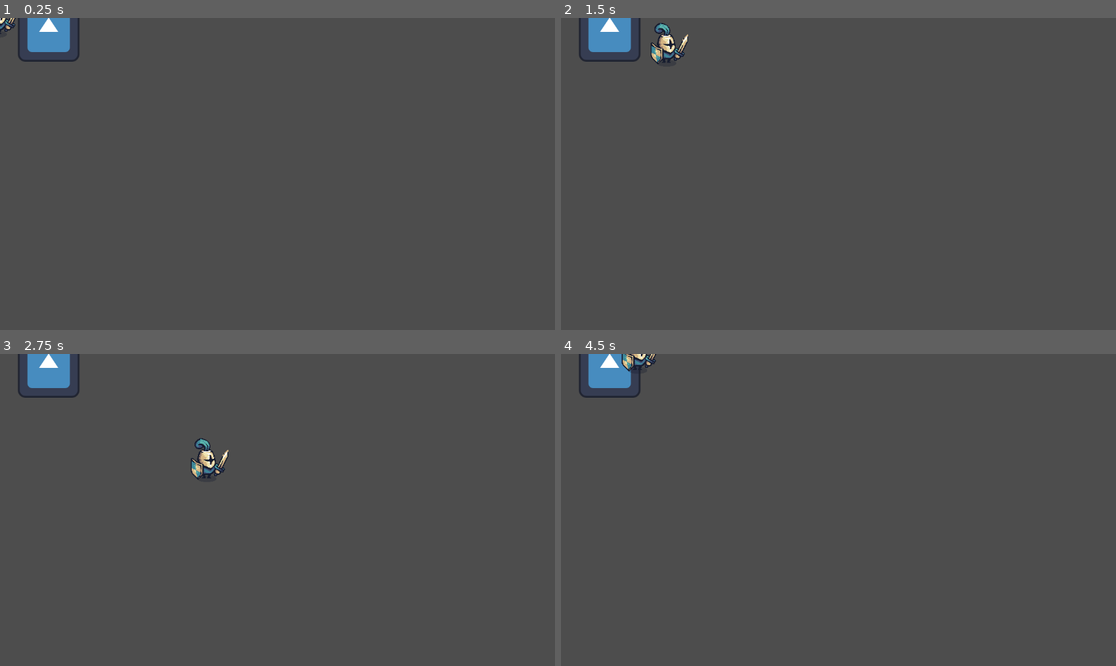
Above: before the commit, frames 1-4 (two rows, left to right).
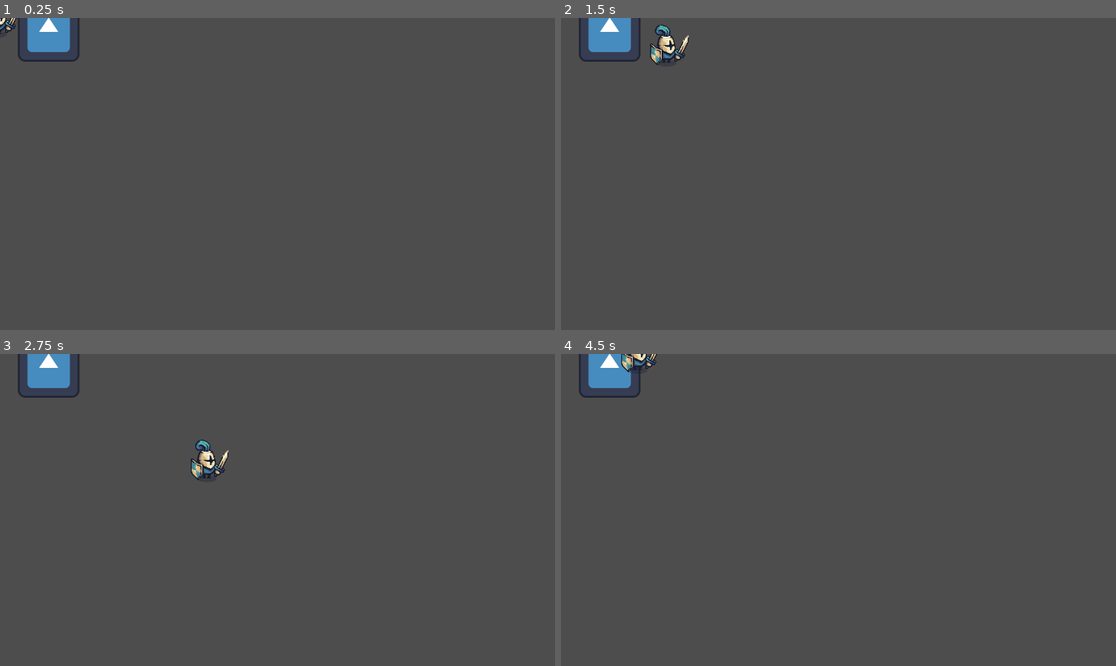
Above: after the commit, the same moments.

Repository: XxnosexX23/game-warrior
Game: Godot game, scene res://scenes/world.tscn
The game is run twice, just before and just after one commit, with the same random seed, the same clock (stepped at 60 frames per second) and the same inputs. The engine's default icon, where the game draws it, is replaced by a stand-in: a white triangle on a blue panel in a dark square.
Inputs:
- Up to frame 1 (0.25 s): no input
- Up to frame 2 (1.5 s): tap Enter at 0.5 s; hold D (right) 0.53-1.28 s; hold S (down) from 1.28 s (still down)
- Up to frame 3 (2.75 s): release S (down) at 2.03 s; hold D (right) from 2.03 s (still down)
- Up to frame 4 (4.5 s): release D (right) at 2.78 s; hold W (up) 2.78-3.53 s; hold A (left) from 3.53 s (still down)

The runs differ from the first frame. In frame 1, less than 0.1% of the frame differs, in the area x 0-4%, y 0-5%; in frame 2, 0.3%, in the area x 16-24%, y 1-16%; in frame 3, 0.2%; in frame 4, 0.2%.

Commit message:
se elimino la carpeta __MACOSX por que no servia, se modifico el script del jugador para que se obtuviera la velocidad y demas constantes del current_state en la machine_state, se modifico el archivo machine_state para que se inicie la animacion de idle cuando este en el estado idle

Diff:
--- a/scenes/warrior_blue.tscn
+++ b/scenes/warrior_blue.tscn
@@ -79,3 +79,5 @@
 
 [node name="idle_state" type="Node" parent="machine_state"]
 script = ExtResource("4_nnxue")
+
+[connection signal="animation_finished" from="AnimatedSprite2D" to="machine_state" method="_on_animated_sprite_2d_animation_finished"]
--- a/scripts/idle_state.gd
+++ b/scripts/idle_state.gd
@@ -1 +1,4 @@
 extends State
+
+func state_process(delta):
+	pass
--- a/scripts/machine_state.gd
+++ b/scripts/machine_state.gd
@@ -9,6 +9,7 @@
 var arrayStates:Array[State]
 
 func _ready():
+	animation.play("idle")
 	for child in get_children():
 		if child is State:
 			child.character = character
--- a/scripts/warrior_blue.gd
+++ b/scripts/warrior_blue.gd
@@ -1,21 +1,19 @@
 extends CharacterBody2D
 
 @export var machine_state:MachineState
-const SPEED = 300.0
-const JUMP_VELOCITY = -400.0
 
 func _physics_process(delta):
 
 	var direction_x = Input.get_axis("left", "right")
 	if direction_x:
-		velocity.x = direction_x * SPEED
+		velocity.x = direction_x * machine_state.current_state.get_SPEED()
 	else:
-		velocity.x = move_toward(velocity.x, 0, SPEED)
+		velocity.x = move_toward(velocity.x, 0, machine_state.current_state.get_SPEED())
 
 	var direction_y = Input.get_axis("up", "down")
 	if direction_y:
-		velocity.y = direction_y * SPEED
+		velocity.y = direction_y * machine_state.current_state.get_SPEED()
 	else:
-		velocity.y = move_toward(velocity.y, 0, SPEED)
+		velocity.y = move_toward(velocity.y, 0, machine_state.current_state.get_SPEED())
 
 	move_and_slide()
